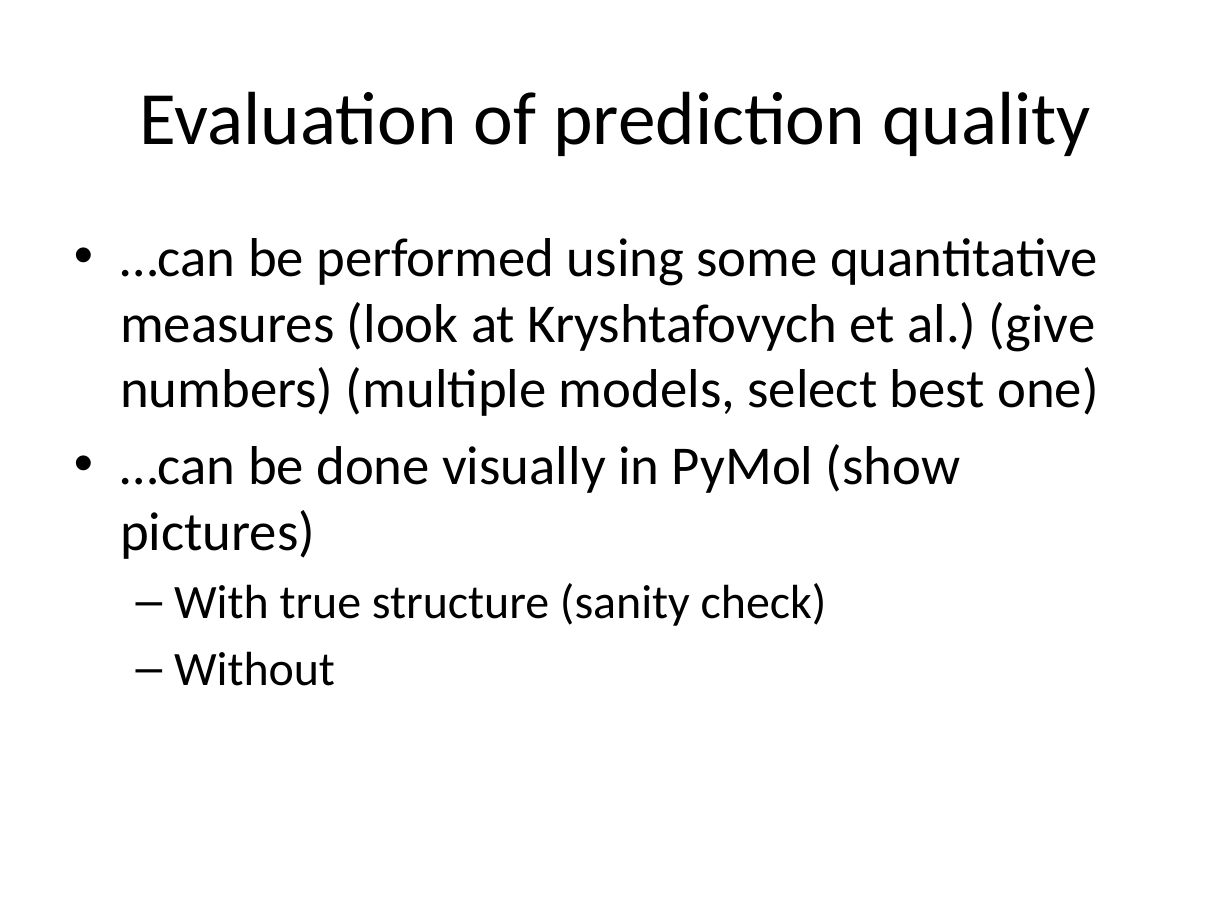
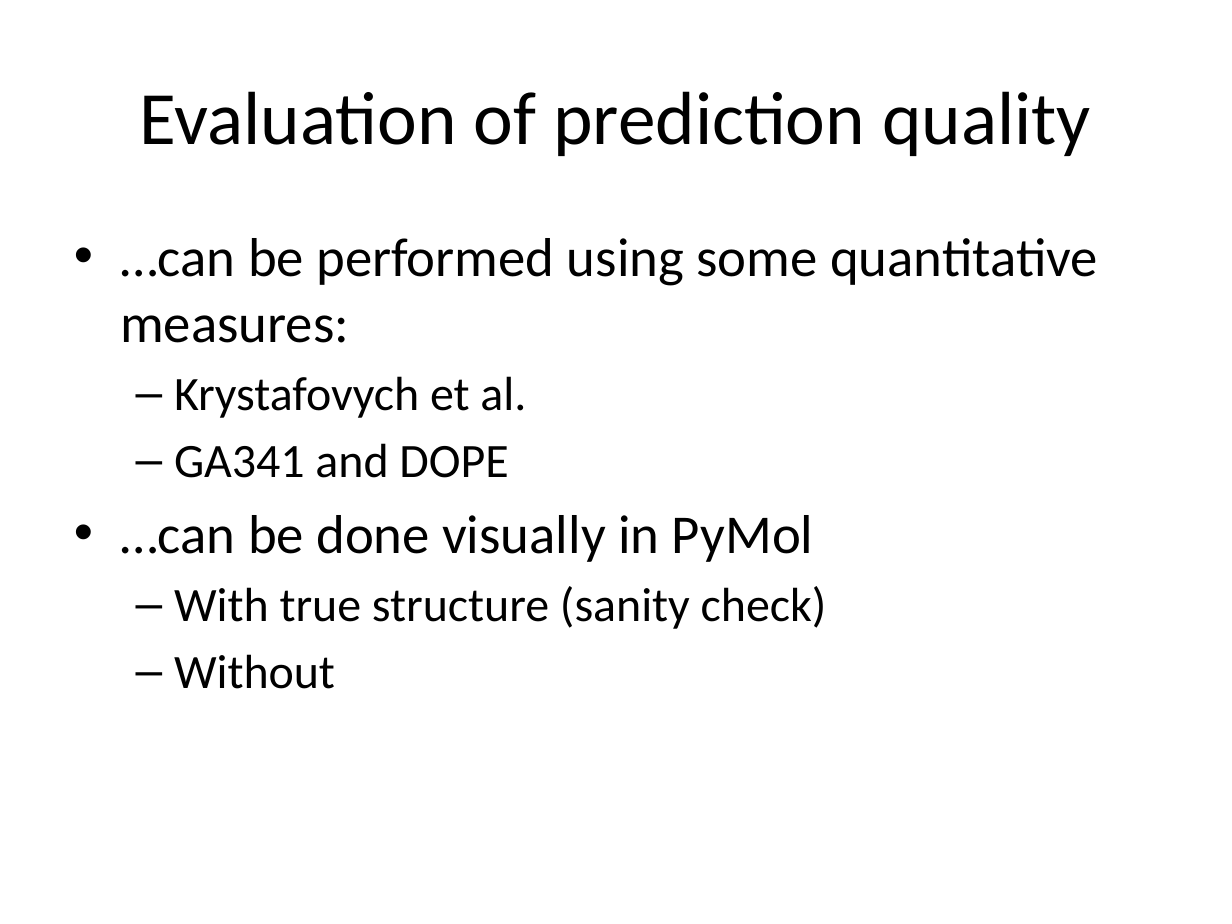
Before and after one commit to iosonofabio/bi2-ss12-p6, a slide deck: slide 8 of project6.pptx. Drawn at 1232x924 pixels with LibreOffice and Linux fonts; fonts in the diff are those of the drawing. Boxes give left, top, right and bottom in pixels: in the first picture for what was removed or moved away, otherwise in the second. Text is boxed around its words. In the diff, an @@ line names an element or a change of style, - is before the commit and + after.

```diff
--- a/project6.pptx
+++ b/project6.pptx
@@ text at [120, 238, 1098, 562]: text changed @@
-• …can be performed using some quantitative measures (look at Kryshtafovych et al.) (give numbers) (multiple models, select best one)
-• …can be done visually in PyMol (show pictures)
+• …can be performed using some quantitative measures:
+  – Krystafovych et al.
+  – GA341 and DOPE
+• …can be done visually in PyMol
```
Also in this commit, not shown: 5 other slides changed, 3 slides added, 1 slide removed.
